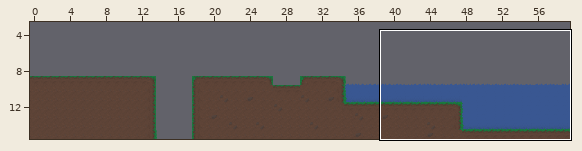
Tiled map -- www/assets/Planet/Levels/GrassPlanet/Tilemaps/Level1.tmx. The picture above shows the old version from afar; the outline marks the close-up.
Close-up. First the earlier version:
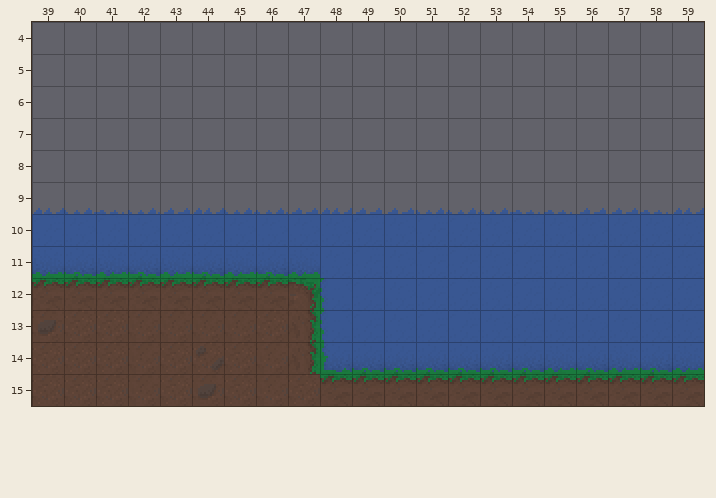
Cells are 16x16 px. Shown: x 39..59, y 4..15. The commit also changed other parts of the map, which this record leaves out.
And afterwards:
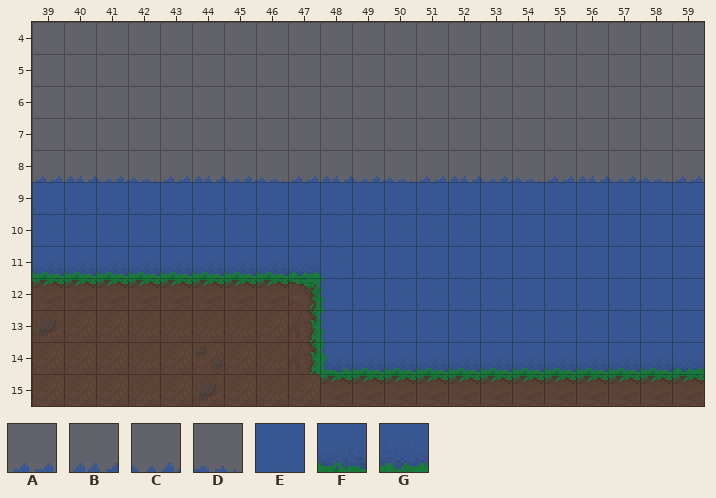
Key: from "GrassPlanet": A 75, B 76, C 77, D 78, E 87, F 96, G 97.
_ is an empty cell.
Difference:
Layer "Ground":
Tile A now appears in row 8 at x 39, 43, 47, 51, 55 and 59.
Tile B now appears in row 8 at x 40, 44, 48, 52 and 56.
Tile C now appears in row 8 at x 41, 45, 49, 53 and 57.
Tile D now appears in row 8 at x 42, 46, 50, 54 and 58.
The author changed tile A to tile E in row 9 at x 43, 47, 49 to 50 and 56 to 57.
The author changed tile B to tile E in row 9 at x 39, 44, 48 and 59.
The author changed tile C to tile E in row 9 at x 40, 42, 45 to 46 and 51 to 53.
The author changed tile D to tile E in row 9 at x 41, 54 to 55 and 58.
The author changed tile G to tile F in row 11 at x 39, 41, 43 and 45; in row 14 at x 55 and 57.
Where, in picture pixels (left, top, right, bottom), the same in both close-ups:
changed: (32, 176, 704, 214)
changed: (32, 268, 64, 278)
changed: (96, 268, 128, 278)
changed: (160, 268, 192, 278)
changed: (224, 268, 256, 278)
changed: (544, 364, 576, 374)
changed: (608, 364, 640, 374)
